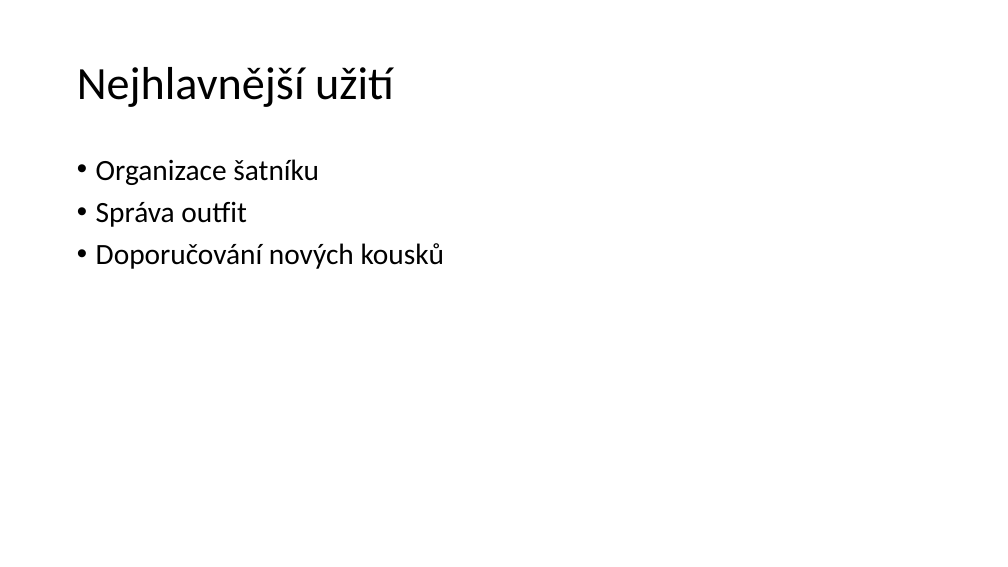
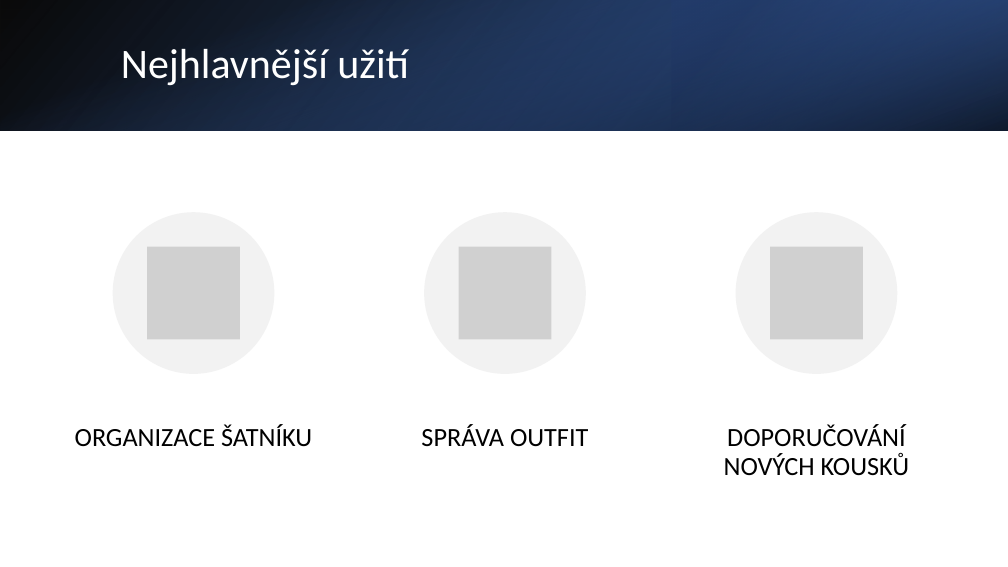
Before and after one commit to frezepush/prezentace, a slide deck: slide 3 of Digitální šatník.pptx. Drawn at 1008x567 pixels with LibreOffice and Linux fonts; fonts in the diff are those of the drawing; grey boxes stand for pictures. Boxes give left, top, right and bottom in pixels: in the first picture for what was removed or moved away, otherwise in the second. Text is boxed around its words. In the diff, an @@ line names an element or a change of style, - is before the commit and + after.

Commit message:
update2

```diff
--- a/Digitální šatník.pptx
+++ b/Digitální šatník.pptx
@@ rectangle added at (x1=0, y1=0, x2=1008, y2=130), fill gradient #000000 to #2F5597 @@
@@ rectangle added at (x1=0, y1=0, x2=1008, y2=130), fill gradient #4472C4 to #000000 @@
@@ title "Nejhlavnější užití" moved from (x1=77, y1=67, x2=394, y2=107) to (x1=121, y1=49, x2=409, y2=86) @@
@@ title "Nejhlavnější užití" at (x1=121, y1=49, x2=409, y2=86): size 44 to 40 pt, text colour #000000 to #FFFFFF @@
@@ rectangle added at (x1=672, y1=0, x2=1008, y2=130), fill gradient #203864 to #4472C4 @@
@@ text removed at (x1=96, y1=159, x2=445, y2=269) @@
-• Organizace šatníku
-• Správa outfit
-• Doporučování nových kousků
@@ group added at (x1=75, y1=212, x2=910, y2=476): 3 ellipses, 3 pictures, 3 texts @@
+ORGANIZACE ŠATNÍKU
+SPRÁVA OUTFIT
+DOPORUČOVÁNÍ NOVÝCH KOUSKŮ
```
Also in this commit, not shown: 3 other slides changed, 1 slide added.
